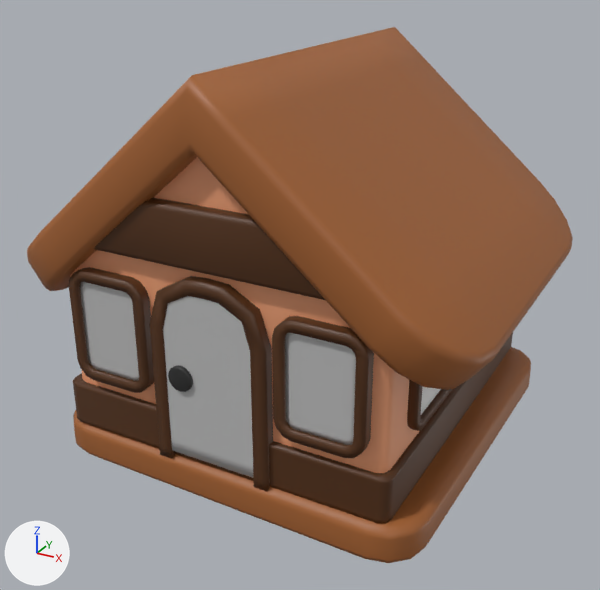
The glTF model public/models/house.glb: old version first, new version second.
Rendered twice from a 50 mm camera at (1.86, -3.51, 2.35) aimed at (-0.01, -0.12, 0.66). Arrows for +X, +Y and +Z are at lower left; the lights stay in place. The first picture is the older version. Where no turn or scale is listed for an object, it has been applied to the vertices.
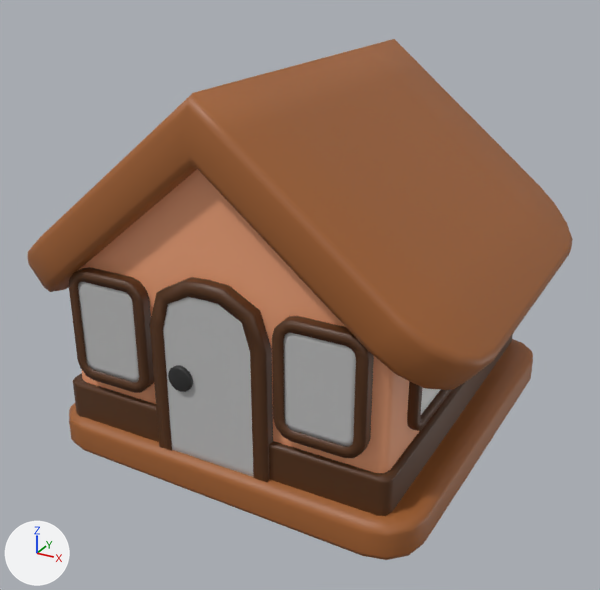
ob_house_glb is not drawn itself; it is the parent of ob_cube001, ob_cube003, ob_cube004, ob_cube010.

The change in detail:
Object 'house.glb' (ob_house_glb) moves from (0.00407, 0.0, 0.0) to (0.0, 0.0, 0.0).
Object 'Cube001' (ob_cube001) moves from (0.0193, 0.0, 0.02) to (0.0193, 0.00134, 0.0569).
Object 'Cube001' (ob_cube001) is rescaled from (0.892, 0.892, 0.55) to (0.892, 0.919, 0.55).
Object 'Cube133' (ob_cube133) moves from (0.536, -0.901, 0.679) to (0.536, -0.914, 0.679).
Object 'Cube003' (ob_cube003) is rescaled from (1.01, 0.973, 1.07) to (1.01, 0.973, 1.01).
Object 'Cube004' (ob_cube004) is rescaled from (0.843, 0.843, 0.843) to (0.843, 0.843, 0.831).
Object 'Cube008' (ob_cube008) is deleted.

Changed parts and their boxes [x1, y1, x2, y2] in the pictures (600 x 590 px):
'Cube003', moved, rescaled: before [27, 27, 573, 390]; after [28, 39, 573, 390]
'Cube001', moved, rescaled: before [73, 347, 531, 563]; after [69, 339, 533, 560]
'Cube010', moved: before [163, 296, 253, 478]; after [163, 297, 253, 477]
'Cube133', moved: before [80, 282, 356, 445]; after [78, 282, 356, 447]
'Cube008', deleted (brown): before [94, 197, 325, 300]
'Cube004', moved, rescaled: before [150, 276, 273, 491]; after [150, 277, 273, 482]
